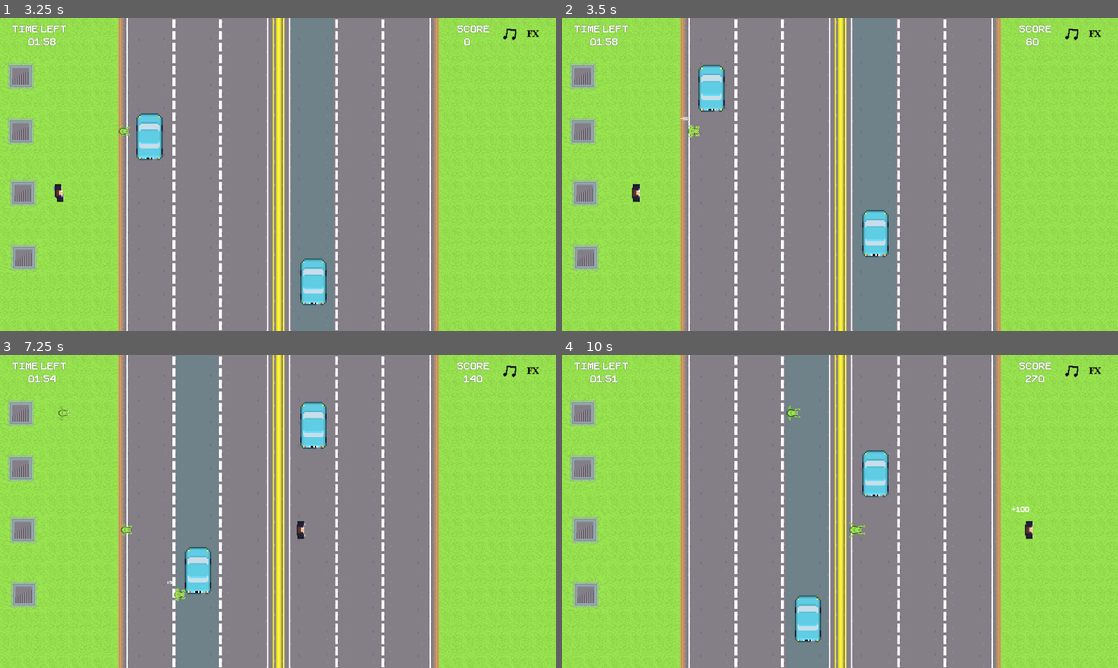
Above: before the commit, frames 1-4 (two rows, left to right).
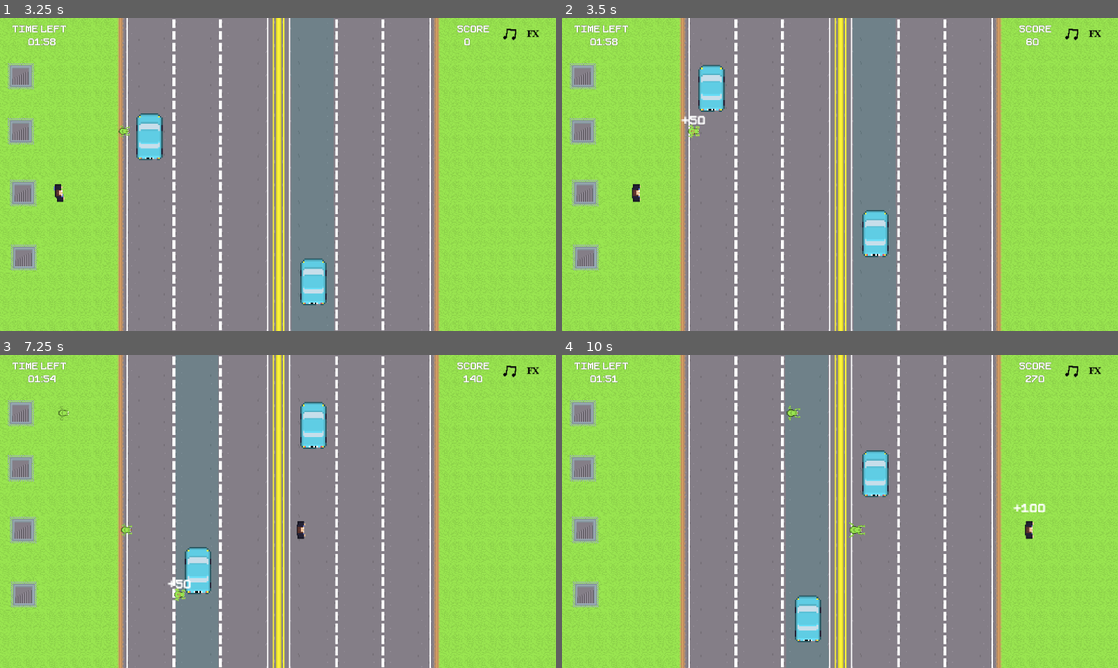
Above: after the commit, the same moments.

Repository: lewis785/gmtk-game-jam-2023
Game: Godot game, scene res://scenes/ui/StartScreen.tscn
Same seed, same stepped clock (60 frames per second), same inputs: the game is played once before the commit and once after it. Sound files missing from this copy of the repository are replaced by a short silence.
Inputs (mouse positions are in pixels of both pictures, inside the frame that each line leads up to):
- Up to frame 1 (3.25 s): click "Start" at 0.5 s; tap Enter at 1.25 s; move the mouse to (400, 158) at 1.27 s; click (400, 158) at 1.42 s; move the mouse to (166, 190) at 2.02 s; click (166, 190) at 2.17 s; move the mouse to (333, 105) at 2.77 s; click (333, 105) at 2.92 s
- Up to frame 2 (3.5 s): no input
- Up to frame 3 (7.25 s): move the mouse to (250, 574) at 3.52 s; click (250, 574) at 3.67 s; move the mouse to (444, 558) at 4.27 s; click (444, 558) at 4.42 s; move the mouse to (111, 464) at 5.02 s; click (111, 464) at 5.17 s; move the mouse to (305, 511) at 5.77 s; click (305, 511) at 5.92 s; move the mouse to (194, 433) at 6.52 s; click (194, 433) at 6.67 s
- Up to frame 4 (10 s): move the mouse to (962, 495) at 7.27 s; click (962, 495) at 7.42 s; move the mouse to (728, 527) at 8.02 s; click (728, 527) at 8.17 s; move the mouse to (895, 442) at 8.77 s; click (895, 442) at 8.92 s; move the mouse to (812, 574) at 9.52 s; click (812, 574) at 9.67 s

Frame 1 is identical in both runs. In frame 2, less than 0.1% of the frame differs, in the area x 21-26%, y 31-34%; in frame 3, less than 0.1%; in frame 4, 0.1%, in the area x 80-87%, y 47-51%.

Commit message:
FIX Frog text scaling

Diff:
--- a/scenes/components/TextEmitter.gd
+++ b/scenes/components/TextEmitter.gd
@@ -1,25 +1,25 @@
 extends Node2D
 
 @export var fontFile: FontFile
+@export var output_scale: Vector2 = Vector2(1,1)
 
 func create_label(text: String):
 	var label = Label.new()
 	label.text = text
 	label.vertical_alignment = VERTICAL_ALIGNMENT_CENTER
 	label.horizontal_alignment = HORIZONTAL_ALIGNMENT_CENTER
-	label.scale = Vector2(0.1, 0.1)
-	label.size = label.get_parent_area_size() # Is this line necessary?
+	label.scale = output_scale
 	label.add_theme_font_override("font", fontFile)
 	label.texture_filter = CanvasItem.TEXTURE_FILTER_NEAREST
 	add_child(label)
-
+	label.size = label.get_parent_area_size() # Is this line necessary?
 	label.position.x -= (label.size.x / 2)
 	return label
 
 func emit_text(text: String, duration: float):
 	var label = create_label(text)
 	var tween = label.get_tree().create_tween()
-	tween.parallel().tween_property(label, "scale", Vector2(1, 1), 0.2)
+	#tween.parallel().tween_property(label, "scale", Vector2(1, 1), 0.2)
 	tween.parallel().tween_property(label, "position:y" , -50, 0.2).as_relative()
 	if duration > 0:
 		await get_tree().create_timer(duration).timeout
--- a/scenes/person/Frog.tscn
+++ b/scenes/person/Frog.tscn
@@ -123,6 +123,7 @@
 bus = &"FX"
 
 [node name="TextEmitter" parent="." instance=ExtResource("6_6lyee")]
+output_scale = Vector2(2.2, 2.2)
 
 [connection signal="area_entered" from="CollisionComponent" to="." method="_on_collision_component_area_entered"]
 [connection signal="area_exited" from="CollisionComponent" to="." method="_on_collision_component_area_exited"]
